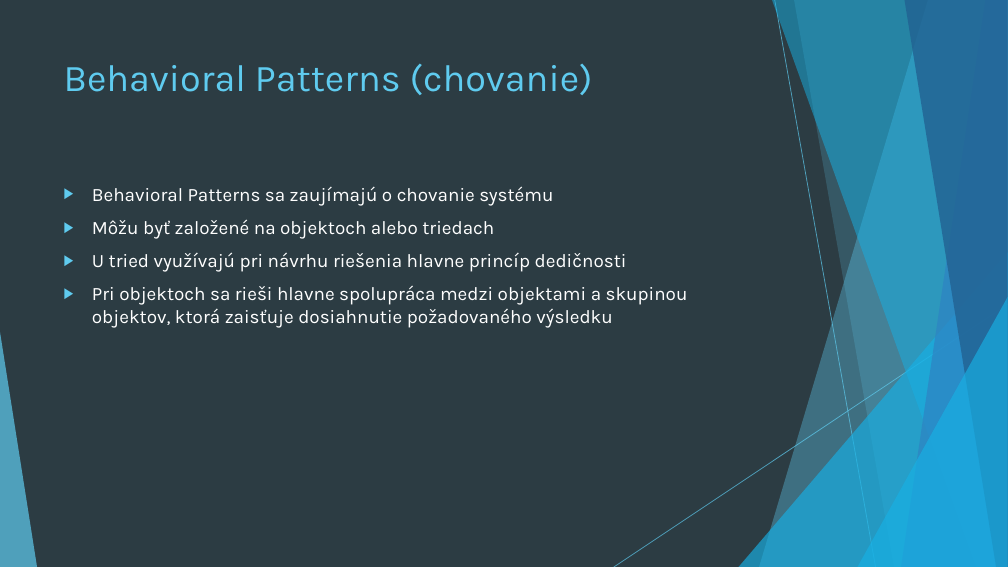
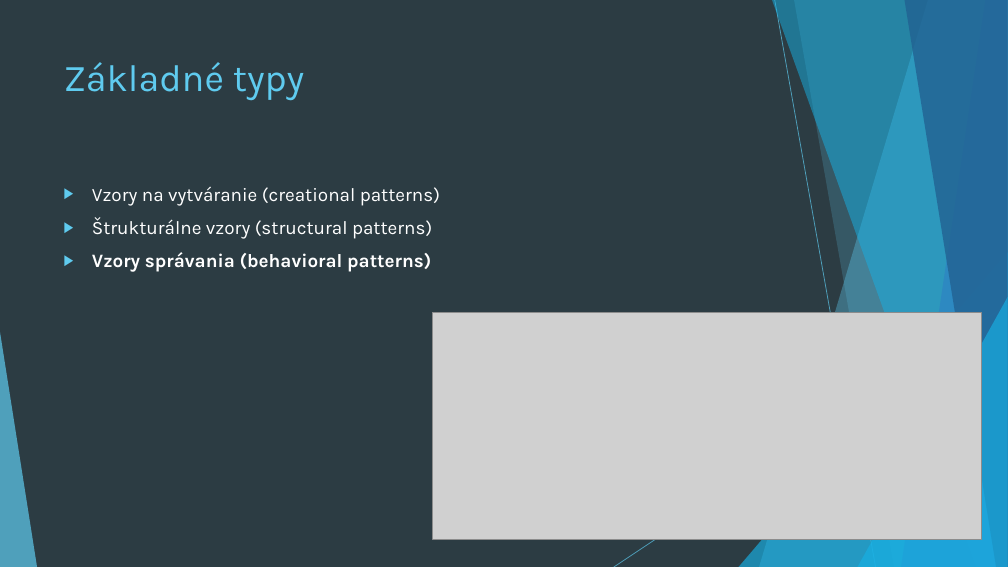
Before and after one commit to Rokulus/ASOS_prezentacia3, a slide deck: slide 4 of Behavioral_Design_Patterns.pptx (slide 3 before the commit). Drawn at 1008x567 pixels with LibreOffice and Linux fonts; fonts in the diff are those of the drawing; grey boxes stand for pictures. Boxes give left, top, right and bottom in pixels: in the first picture for what was removed or moved away, otherwise in the second. Text is boxed around its words. In the diff, an @@ line names an element or a change of style, - is before the commit and + after.

Commit message:
docs: update design patterns introduction

```diff
--- a/Behavioral_Design_Patterns.pptx
+++ b/Behavioral_Design_Patterns.pptx
@@ title at (64, 62, 304, 101): text changed @@
-Behavioral Patterns (chovanie)
+Základné typy
@@ text at (92, 187, 440, 272): text changed @@
-▶ Behavioral Patterns sa zaujímajú o chovanie systému
-▶ Môžu byť založené na objektoch alebo triedach
-▶ U tried využívajú pri návrhu riešenia hlavne princíp dedičnosti
-▶ Pri objektoch sa rieši hlavne spolupráca medzi objektami a skupinou objektov, ktorá zaisťuje dosiahnutie požadovaného výsledku
+▶ Vzory na vytváranie (creational patterns)
+▶ Štrukturálne vzory (structural patterns)
+▶ Vzory správania (behavioral patterns)
@@ picture added at (433, 313, 982, 539) @@
```
Also in this commit, not shown: 2 other slides changed, 2 slides added.
